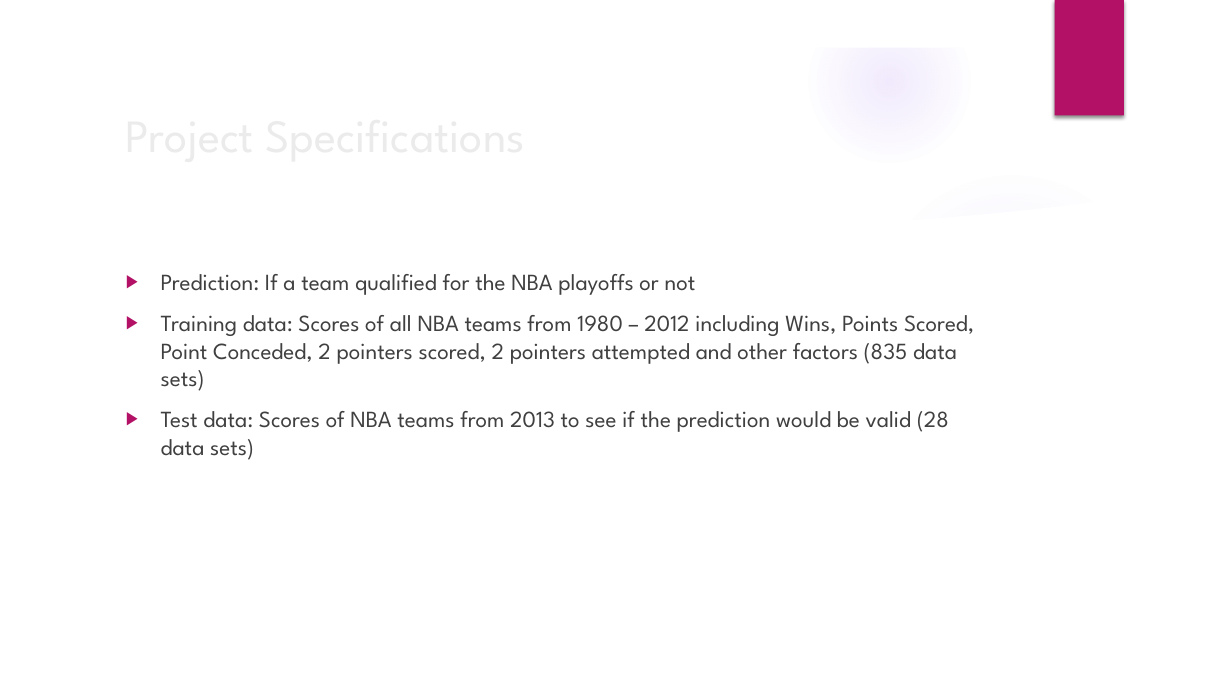
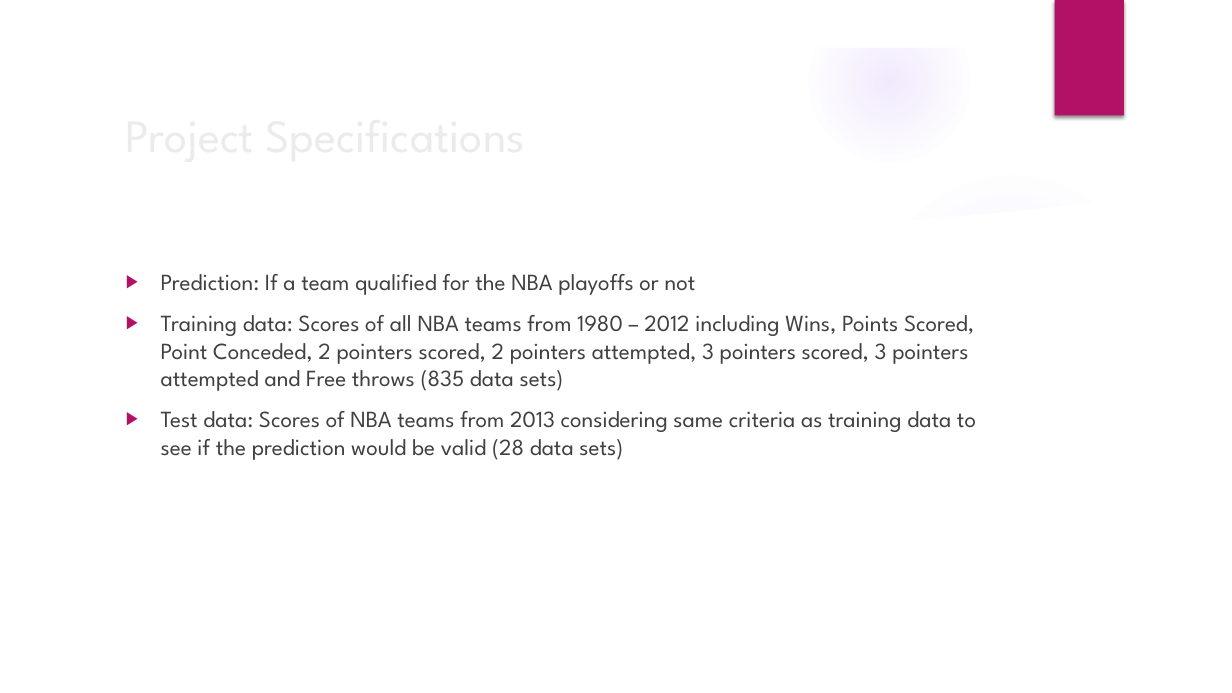
Before and after one commit to shitoshp/MachineLearning, a slide deck: slide 3 of Final Project.pptx. Drawn at 1232x693 pixels with LibreOffice and Linux fonts; fonts in the diff are those of the drawing; background and template pictures are left out. Boxes give left, top, right and bottom in pixels: in the first picture for what was removed or moved away, otherwise in the second. Text is boxed around its words. In the diff, an @@ line names an element or a change of style, - is before the commit and + after.

Commit message:
pptx updated

```diff
--- a/Final Project.pptx
+++ b/Final Project.pptx
@@ text at [161,315,976,460]: text changed @@
-▶ Training data: Scores of all NBA teams from 1980 – 2012 including Wins, Points Scored, Point Conceded, 2 pointers scored, 2 pointers attempted and other factors (835 data sets)
-▶ Test data: Scores of NBA teams from 2013 to see if the prediction would be valid (28 data sets)
+▶ Training data: Scores of all NBA teams from 1980 – 2012 including Wins, Points Scored, Point Conceded, 2 pointers scored, 2 pointers attempted, 3 pointers scored, 3 pointers attempted and Free throws (835 data sets)
+▶ Test data: Scores of NBA teams from 2013 considering same criteria as training data to see if the prediction would be valid (28 data sets)
```
